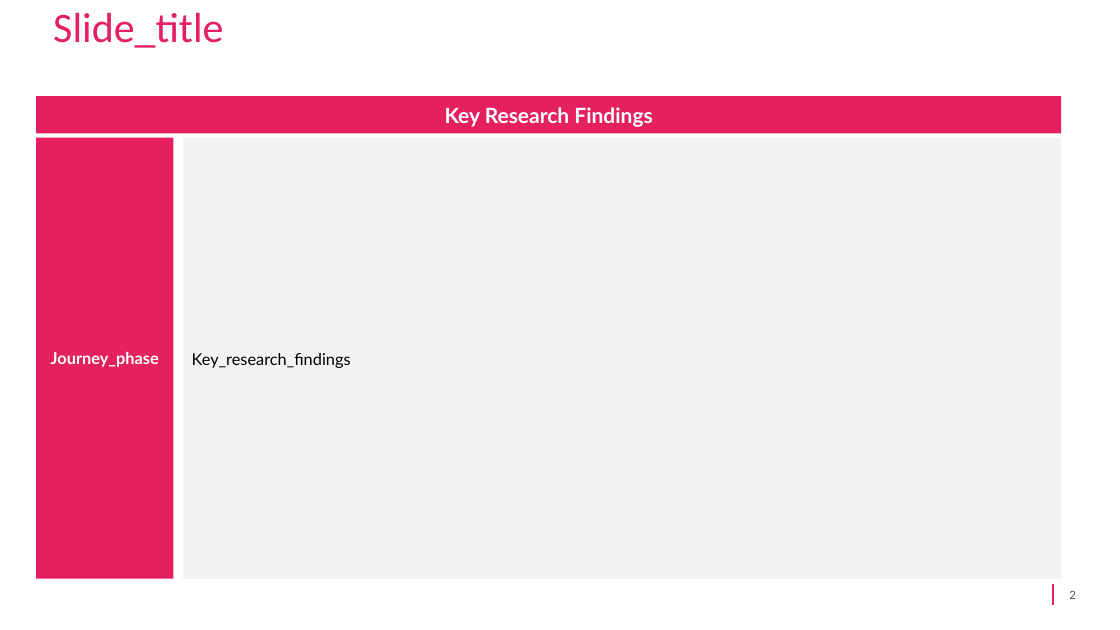
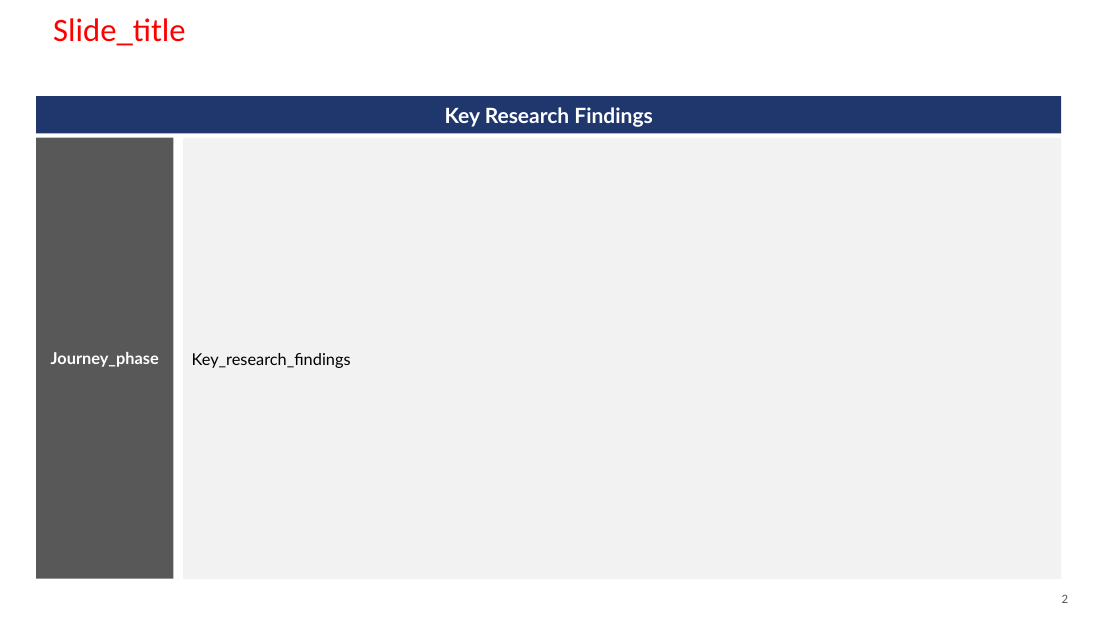
Before and after one commit to xpistos90210/templates, a slide deck: slide 2 of arslan_key_findings.pptx. Drawn at 1120x630 pixels with LibreOffice and Linux fonts; fonts in the diff are those of the drawing; background and template pictures are left out. Boxes give left, top, right and bottom in pixels: in the first picture for what was removed or moved away, otherwise in the second. Text is boxed around its words. In the diff, an @@ line names an element or a change of style, - is before the commit and + after.

```diff
--- a/arslan_key_findings.pptx
+++ b/arslan_key_findings.pptx
@@ title "Slide_title" at bbox=[53, 18, 185, 46]: size 36 to 28 pt, text colour #E4205E to #FF0000 @@
@@ rectangle "Key Research Findings" at bbox=[36, 97, 1061, 134]: fill #E4205E to #20376E @@
@@ rectangle "Journey_phase" at bbox=[36, 138, 173, 579]: fill #E4205E to #585858 @@
@@ page number at bbox=[1062, 594, 1068, 603]: vertical alignment middle to top @@
@@ line removed from (1054, 585) to (1054, 605) @@
```
Also in this commit, not shown: 2 other slides changed, 2 slides added.
